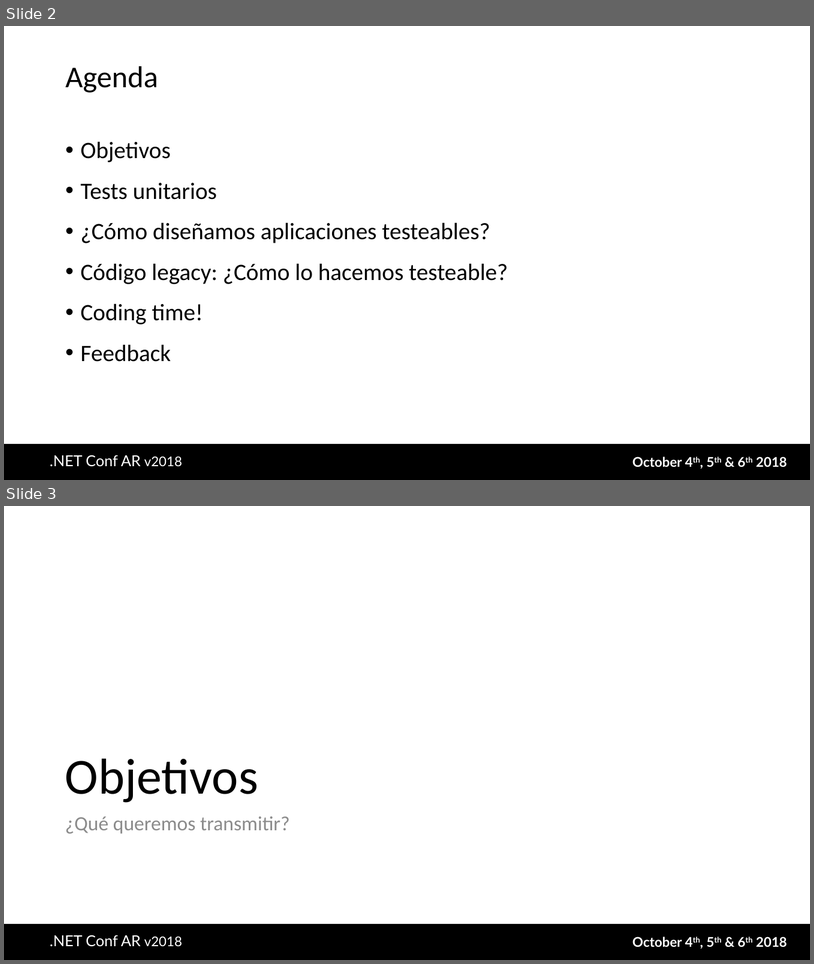
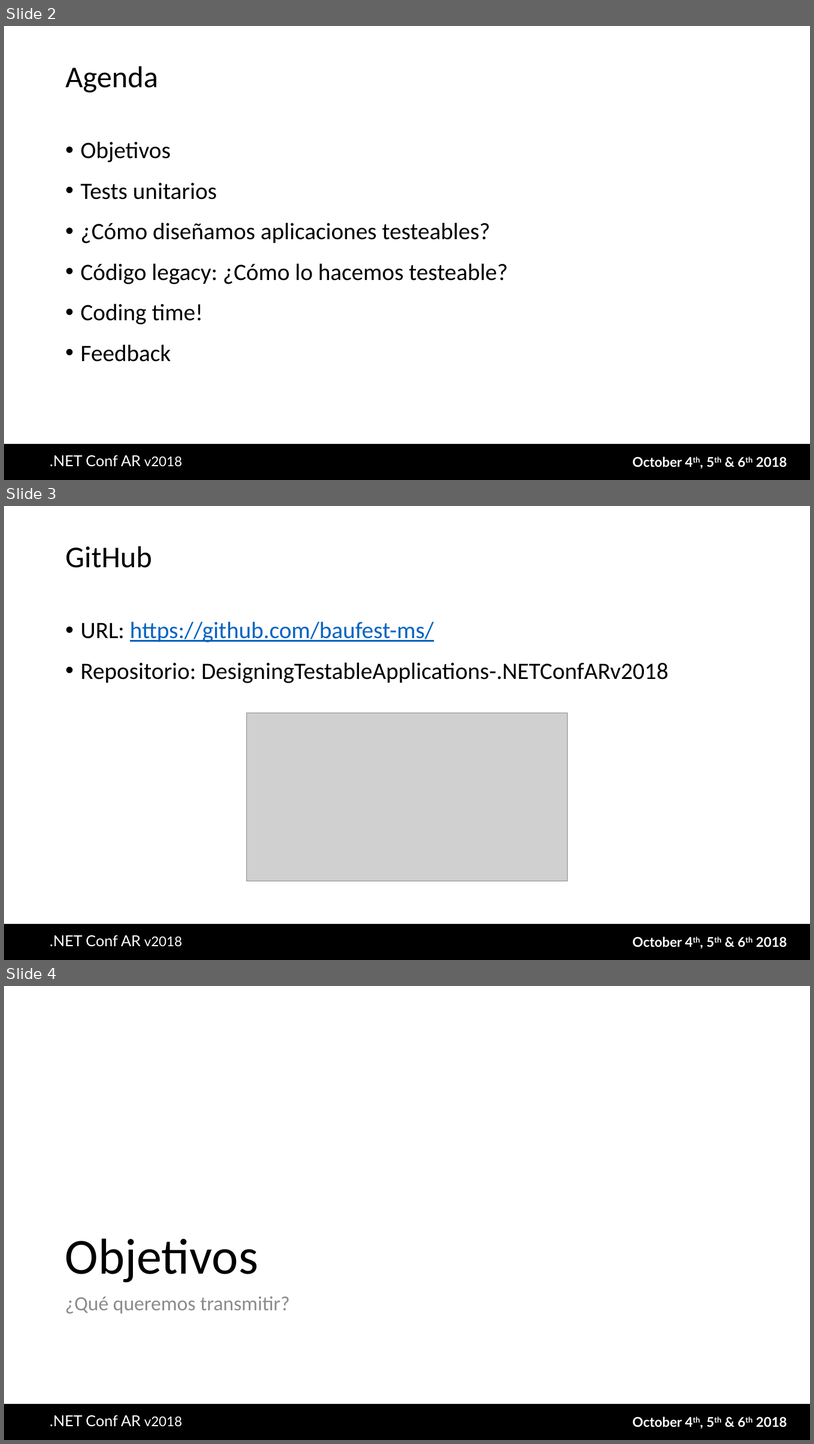
Before and after one commit to baufest-ms/.NETConfAr18-DesigningTestableApplications, a slide deck: Designing Testable Applications - .NET Conf AR v2018.pptx. Shown one above the other, each under a label of ours: slides 2 and 3 before the commit, slides 2, 3 and 4 after it. The pictures are 814x964 and 814x1444 pixels, drawn with LibreOffice and Linux fonts; fonts in the diff are those of the drawing; grey boxes stand for pictures; background and template pictures are left out. Boxes give left, top, right and bottom in pixels: in the first picture for what was removed or moved away, otherwise in the second. Text is boxed around its words. In the diff, an @@ line names an element or a change of style, - is before the commit and + after.

Commit message:
PPT .NET Conf AR v2018

```diff
--- a/Designing Testable Applications - .NET Conf AR v2018.pptx
+++ b/Designing Testable Applications - .NET Conf AR v2018.pptx
@@ slide 3 added at (x1=4, y1=506, x2=810, y2=960), background #FFFFFF; not listed: 3 template elements that a slide beside it also shows @@
@@ title added at (x1=65, y1=546, x2=152, y2=568), 36 pt, text #000000 @@
+GitHub
@@ text added at (x1=81, y1=621, x2=669, y2=683), 28 pt, text #000000 @@
+• URL: https://github.com/baufest-ms/
+• Repositorio: DesigningTestableApplications-.NETConfARv2018
@@ picture added at (x1=247, y1=712, x2=568, y2=880) @@
@@ what was slide 3 is now slide 4 @@
```
